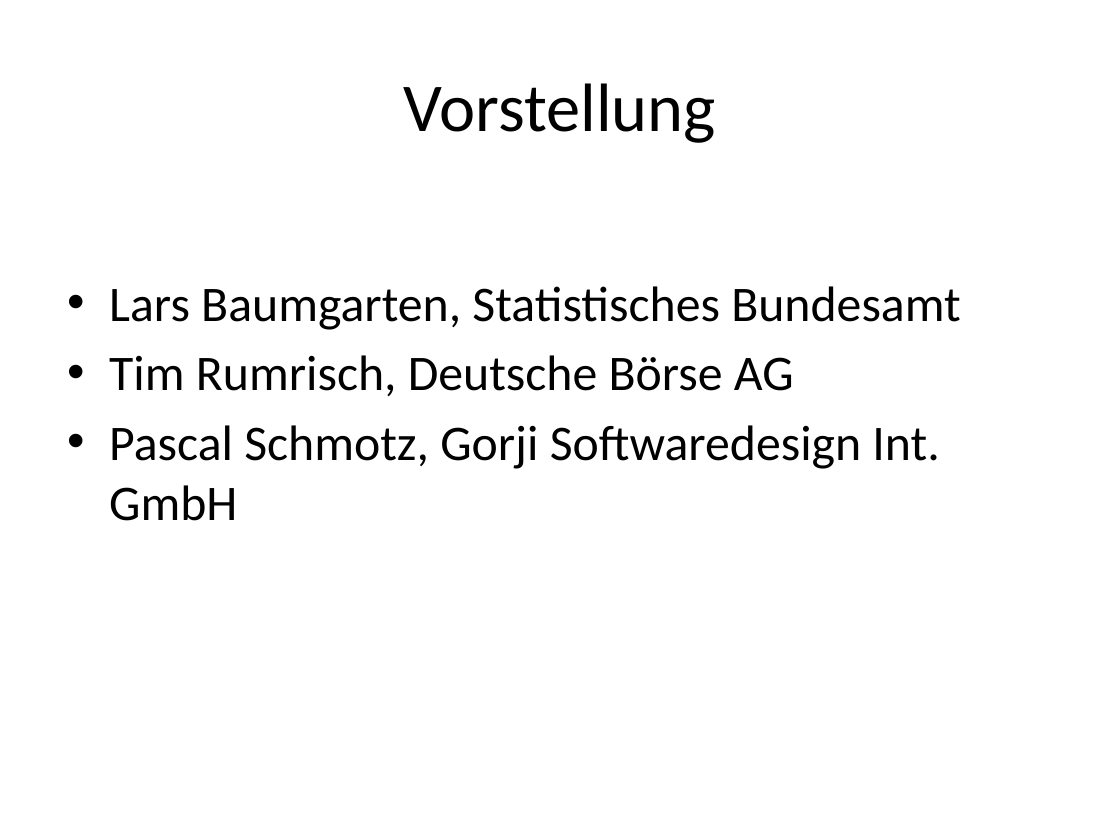
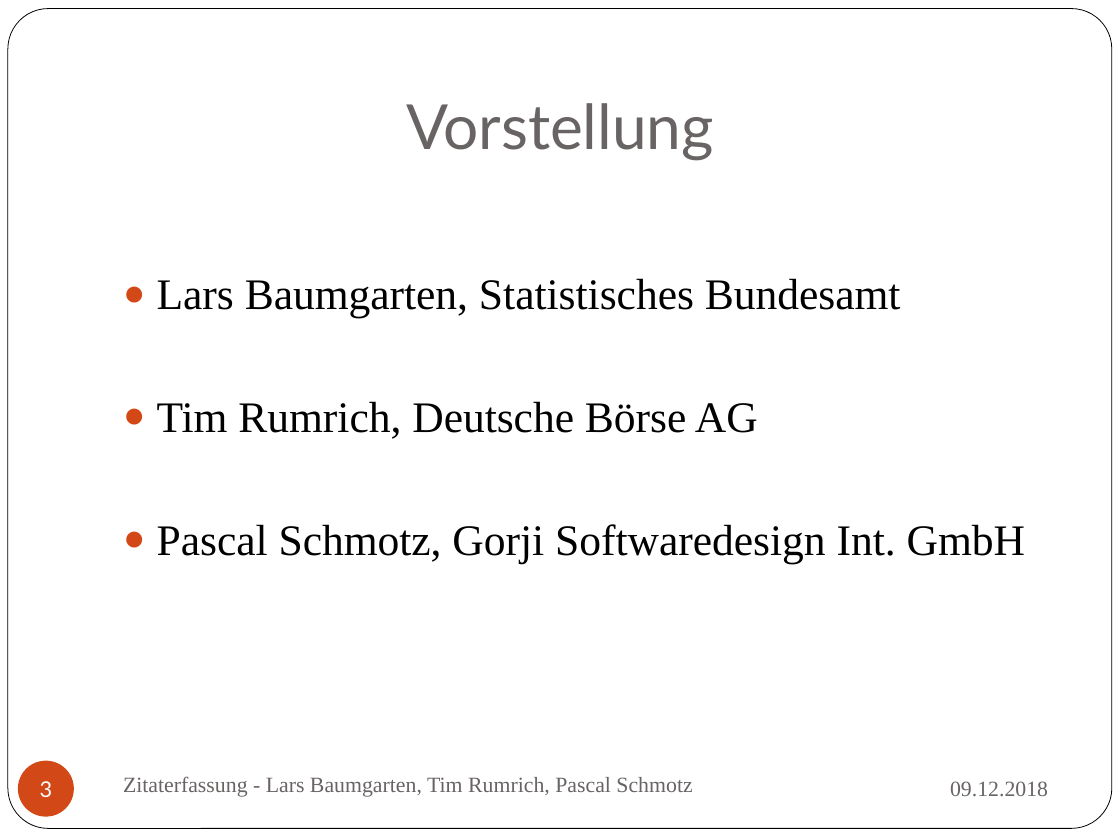
Before and after one commit to TrialAnd404/MyRepo, a slide deck: slide 3 of ZitatErfassung.pptx. Drawn at 1120x840 pixels with LibreOffice and Linux fonts; fonts in the diff are those of the drawing. Boxes give left, top, right and bottom in pixels: in the first picture for what was removed or moved away, otherwise in the second. Text is boxed around its words. In the diff, an @@ line names an element or a change of style, - is before the commit and + after.

```diff
--- a/ZitatErfassung.pptx
+++ b/ZitatErfassung.pptx
@@ rounded rectangle added at (8, 9, 1112, 829), fill #FFFFFF, outline #000000 0.5 pt @@
@@ title "Vorstellung": place and size @@
-title "Vorstellung" at (404, 83, 716, 143)
+title "Vorstellung" at (406, 103, 714, 161)
@@ title "Vorstellung" at (406, 103, 714, 161): size 44 to 40 pt, font Calibri to Lato, text colour #000000 to #696464; vertical alignment middle to bottom @@
@@ text "Lars Baumgarten, Statistisches Bundesamt": place and size @@
-text "Lars Baumgarten, Statistisches Bundesamt" at (109, 286, 961, 521)
+text "Lars Baumgarten, Statistisches Bundesamt" at (157, 278, 1025, 563)
@@ text at (157, 278, 1025, 563): size 32 to 28 pt, font Calibri to Times New Roman in "Lars Baumgarten, Statistisches Bundesamt", "Pascal Schmotz, Gorji Softwaredesign Int. GmbH"; bullet • to ● @@
@@ text at (157, 401, 758, 439): text changed; size 32 to 28 pt; font Calibri to Times New Roman @@
-• Tim Rumrisch, Deutsche Börse AG
+● Tim Rumrich, Deutsche Börse AG
@@ page number added at (18, 760, 74, 816), fill #D34817, 14 pt, text #FFFFFF @@
+3
@@ text added at (123, 776, 692, 797), 14 pt, text #696464 @@
+Zitaterfassung - Lars Baumgarten, Tim Rumrich, Pascal Schmotz
@@ text added at (950, 781, 1048, 797), 14 pt, text #696464 @@
+09.12.2018
```
Also in this commit, not shown: 7 other slides changed, 19 slides added, 16 slides removed, 2 other files.
